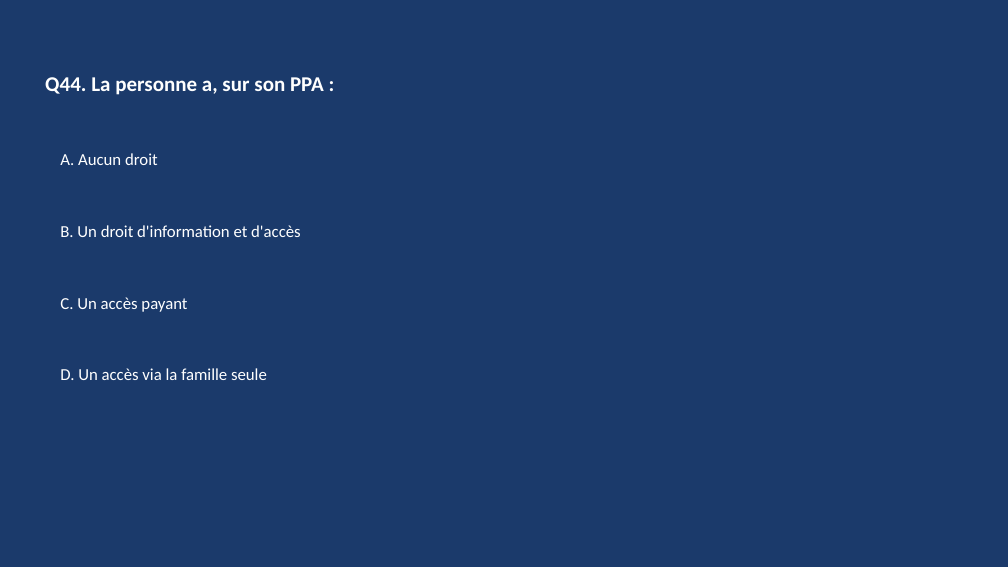
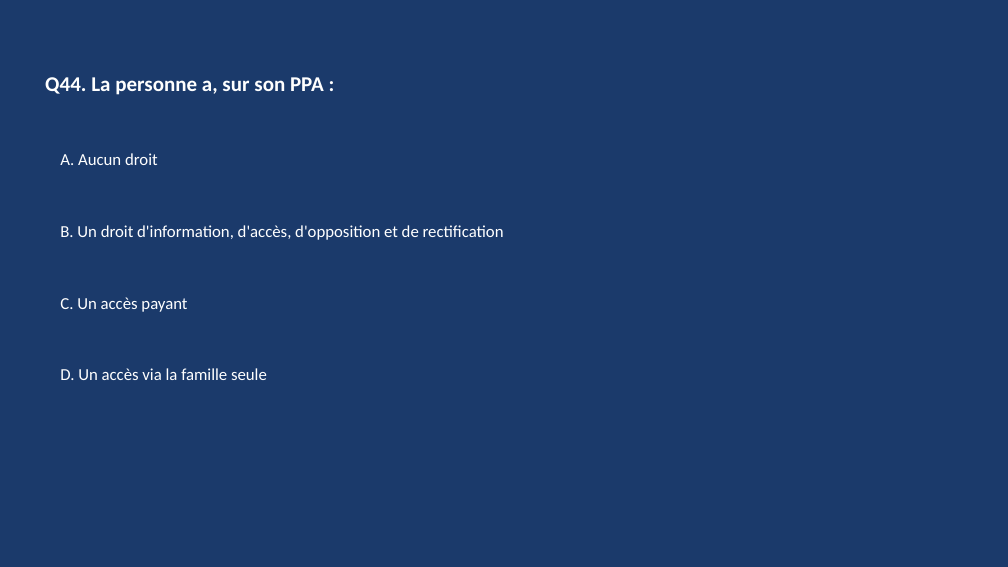
Before and after one commit to RicoBSJ/claude-travail-livrables, a slide deck: slide 87 of Livrables/Quiz/quiz_rbpp_ppa-dui_2026-06-27.pptx. Drawn at 1008x567 pixels with LibreOffice and Linux fonts; fonts in the diff are those of the drawing. Boxes give left, top, right and bottom in pixels: in the first picture for what was removed or moved away, otherwise in the second. Text is boxed around its words. In the diff, an @@ line names an element or a change of style, - is before the commit and + after.

```diff
--- a/Livrables/Quiz/quiz_rbpp_ppa-dui_2026-06-27.pptx
+++ b/Livrables/Quiz/quiz_rbpp_ppa-dui_2026-06-27.pptx
@@ text at [60,225,504,240]: text changed @@
-B. Un droit d'information et d'accès
+B. Un droit d'information, d'accès, d'opposition et de rectification
```
Also in this commit, not shown: 30 other slides changed, 22 slides added.
